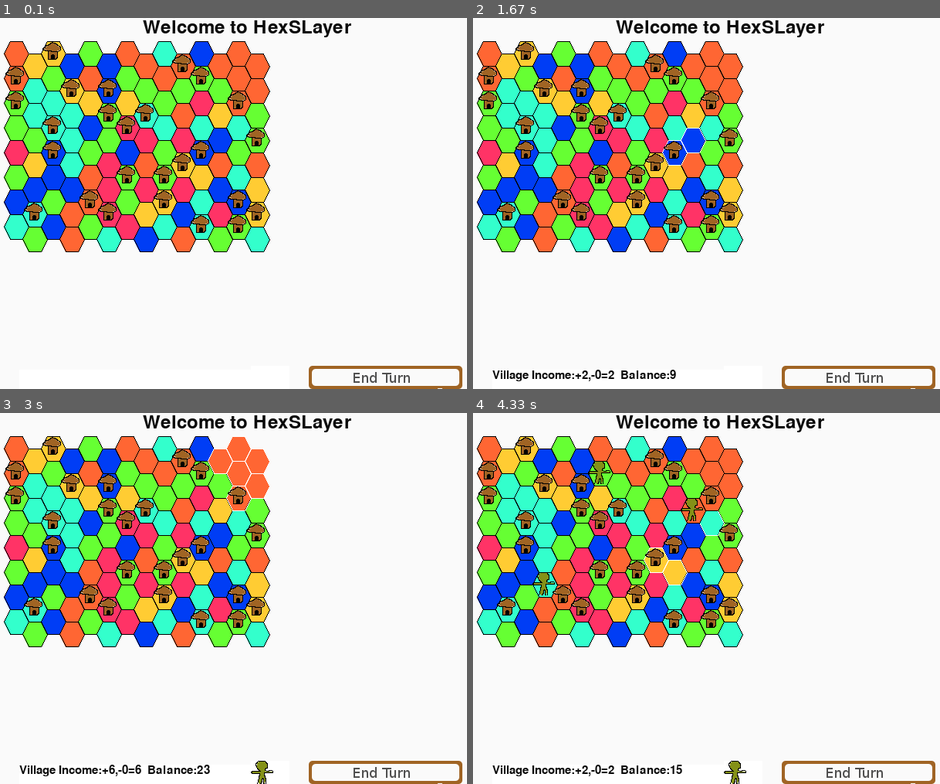
Above: before the commit, frames 1-4 (two rows, left to right).
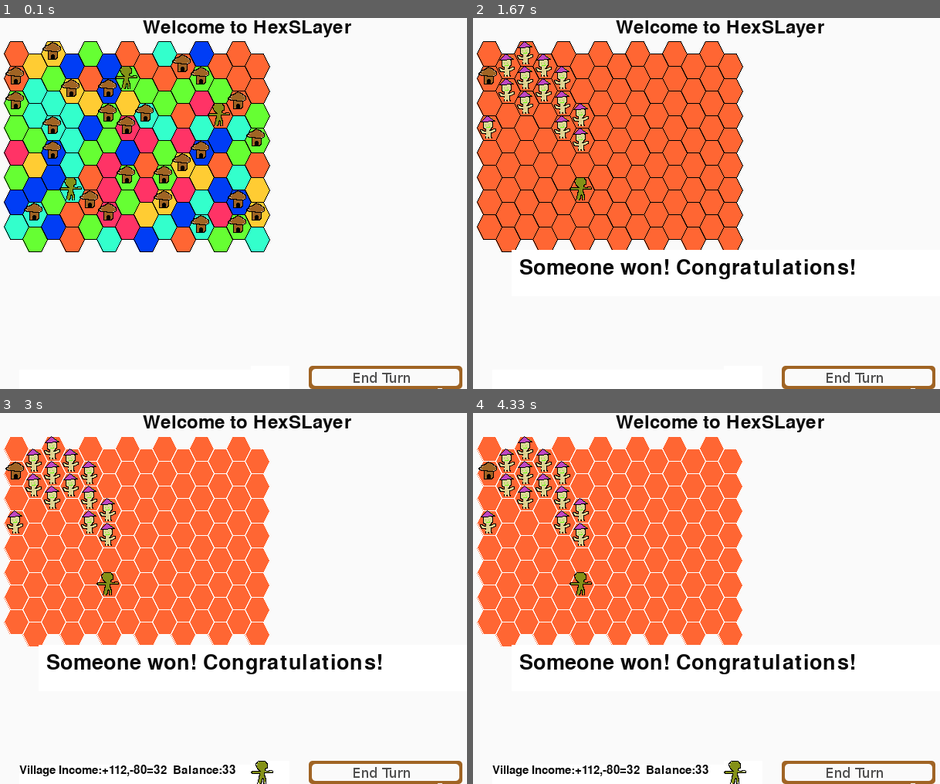
Above: after the commit, the same moments.

Repository: StephenFluin/HexSLayer
Game: pygame game, started from hexslayer.py
Two runs of this game, one before a commit and one after it. Both use one fixed random seed, a clock stepped at 60 frames per second and the inputs below. The source is Python 2; it was converted automatically to run under Python 3.
Inputs (mouse positions are in pixels of both pictures, inside the frame that each line leads up to):
- Up to frame 1 (0.1 s): no input
- Up to frame 2 (1.67 s): press the mouse at (776, 236) at 0.87 s; move the mouse to (683, 151) at 0.97 s; release the mouse at (589, 66) at 1.1 s
- Up to frame 3 (3 s): press the mouse at (238, 472) at 1.7 s; move the mouse to (242, 468) at 1.8 s; release the mouse at (252, 464) at 1.93 s; press the mouse at (238, 472) at 2.83 s; move the mouse to (233, 531) at 2.93 s
- Up to frame 4 (4.33 s): release the mouse at (706, 594) at 3.07 s; press the mouse at (711, 472) at 3.53 s; move the mouse to (692, 520) at 3.63 s; release the mouse at (673, 568) at 3.77 s

The runs differ from the first frame. In frame 1, 0.6% of the frame differs, in the area x 12-50%, y 13-50%; in frame 2, 25%; in frame 3, 27%, in the area x 0-82%, y 6-98%; in frame 4, 27%.

Commit message:
Fixed ai and endgame scenarios.

Diff:
--- a/ai.py
+++ b/ai.py
@@ -99,8 +99,8 @@
 						print "Combining because we found %s+ level 1s for  %s" % (len(army),player)
 						dest = army[1][0].getPoint()
 						army[0][1].startTile = army[0][0]
-						if army[0][1].attack(dest[0],dest[1]):
-							tile.pawn.setPos(dest[0],dest[1])
+						if army[0][1].attack(dest[0],dest[1]) :
+							army[0][1].setPos(dest[0],dest[1])
 						print "Finished the combining process."
 					#else:
 						#print "Large army wasn't detected,%s in the army." % (len(army))
@@ -111,6 +111,7 @@
 			for tile in row:
 
 				if tile.player == player and tile.pawn and not tile.pawn.moved:
+					target = None
 					for candidate in tile.realm:
 						direction = random.randint(0,6)
 						for i in range(0,6):
@@ -126,4 +127,4 @@
 							tile.pawn.moved = True
 							tile.pawn.setPos(target.xloc,target.yloc)
 					else:
-						print "No candidate for attack."
+						print "No candidate for attack, I bet we won!"
--- a/controls.py
+++ b/controls.py
@@ -42,3 +42,15 @@
 
 		#if(self.gameMap.balance() > 8):
 				# TODO: Castles
+
+class GameOver(pygame.sprite.Sprite):
+	def __init__(self,x,y):
+		pygame.sprite.Sprite.__init__(self)
+		self.x,self.y = x,y
+		self.draw()
+	def draw(self):
+		self.image = pygame.Surface((600,60))
+		self.image.fill(pygame.Color("#FFFFFF"))
+		font = pygame.font.Font(None,40)
+		text = font.render("Someone won! Congratulations!",1,(10,10,10))
+		self.image.blit(text,(10,10))
--- a/hexslayer.py
+++ b/hexslayer.py
@@ -138,6 +138,7 @@
 		self.y = 30
 
 		self.turn = 0
+		self.gameOver = False
 		self.selectedSetIncome = 0
 		self.selectedSetUpkeep = 0
 
@@ -269,8 +270,16 @@
 						dest = villages.pop(random.randrange(len(villages)))
 						self.renders.remove(dest.village)
 						dest.village = None
+		#compensate for "human" selections.
 		if(self.selectedSet and self.selectedVillage):
 			self.selectSet((self.selectedVillage.xloc,self.selectedVillage.yloc))
+
+		#Check for endgame situation
+		if len(self.tiles[0][0].realm) == self.width * self.height:
+			print "Player %s won the game!" % (self.tiles[0][0].player)
+			self.renders.append(GameOver(50,300))
+			self.gameOver = True
+
 
 
 
@@ -432,8 +441,9 @@
 		pygame.display.flip()
 
 		# Only add the following line if you want AI-Only mode.
-		gameMap.newTurn()
-		time.sleep(1)
+		if not gameMap.gameOver:
+			gameMap.newTurn()
+		#time.sleep(1)
 
 
 
